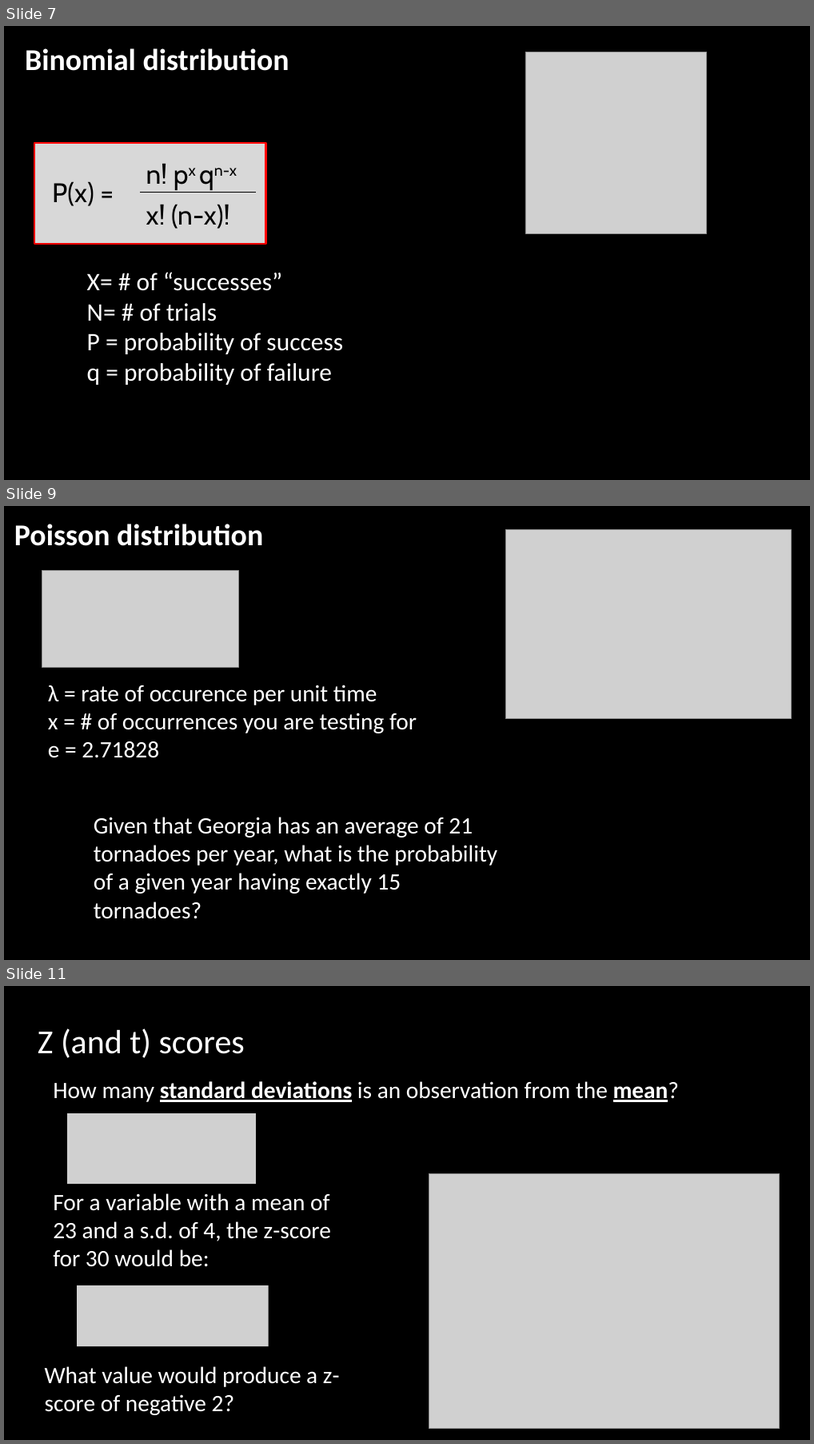
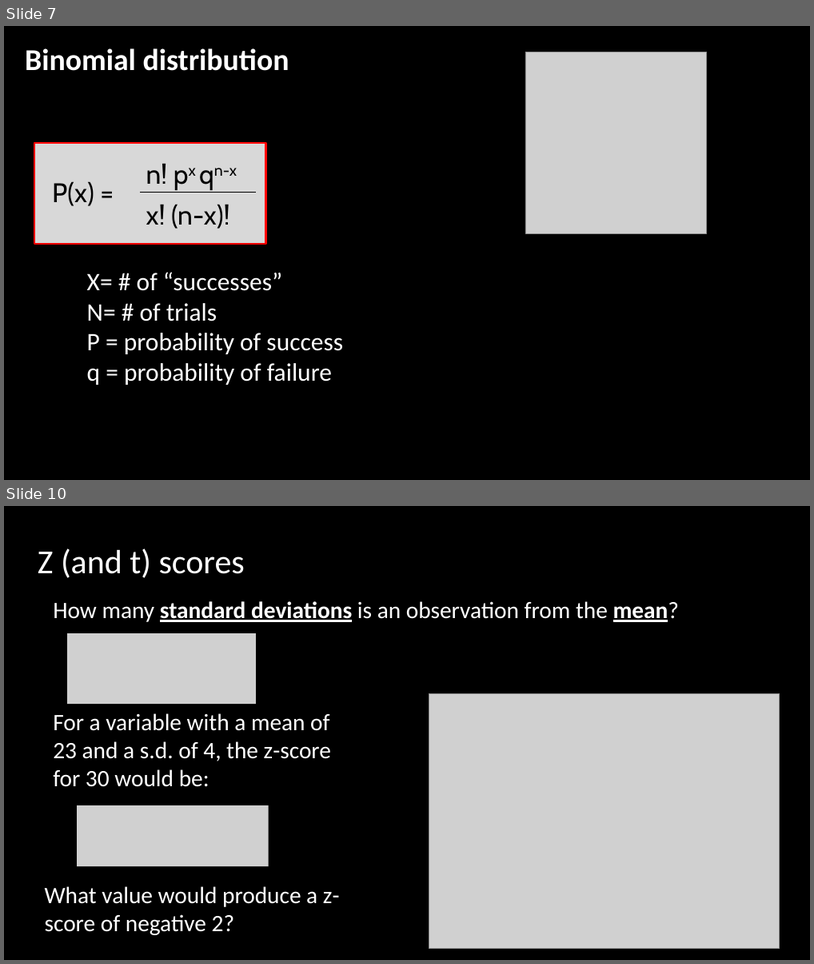
Before and after one commit to jshannon75/geog4300, a slide deck: in_class_slides/geog4300_W06-1 Probability and ZT scores.pptx. Shown one above the other, each under a label of ours: slides 7, 9 and 11 before the commit, slides 7 and 10 after it; the slides between them are not shown. The pictures are 814x1444 and 814x964 pixels, drawn with LibreOffice and Linux fonts; fonts in the diff are those of the drawing; grey boxes stand for pictures; background and template pictures are left out. Boxes give left, top, right and bottom in pixels: in the first picture for what was removed or moved away, otherwise in the second. Text is boxed around its words. In the diff, an @@ line names an element or a change of style, - is before the commit and + after.

```diff
--- a/in_class_slides/geog4300_W06-1 Probability and ZT scores.pptx
+++ b/in_class_slides/geog4300_W06-1 Probability and ZT scores.pptx
@@ slide 9 removed at [4, 506, 810, 960], background picture (left out) @@
@@ text removed at [14, 524, 263, 546] @@
-Poisson distribution
@@ picture removed at [506, 529, 792, 718] @@
@@ picture removed at [42, 570, 238, 667] @@
@@ text removed at [48, 684, 417, 758] @@
-λ = rate of occurence per unit time
-x = # of occurrences you are testing for
-e = 2.71828
@@ text removed at [94, 816, 498, 919] @@
-Given that Georgia has an average of 21 tornadoes per year, what is the probability of a given year having exactly 15 tornadoes?
@@ what was slide 11 is now slide 10 @@
```
Also in this commit, not shown: 1 slide changed, 1 slide added, 1 other slide removed.
